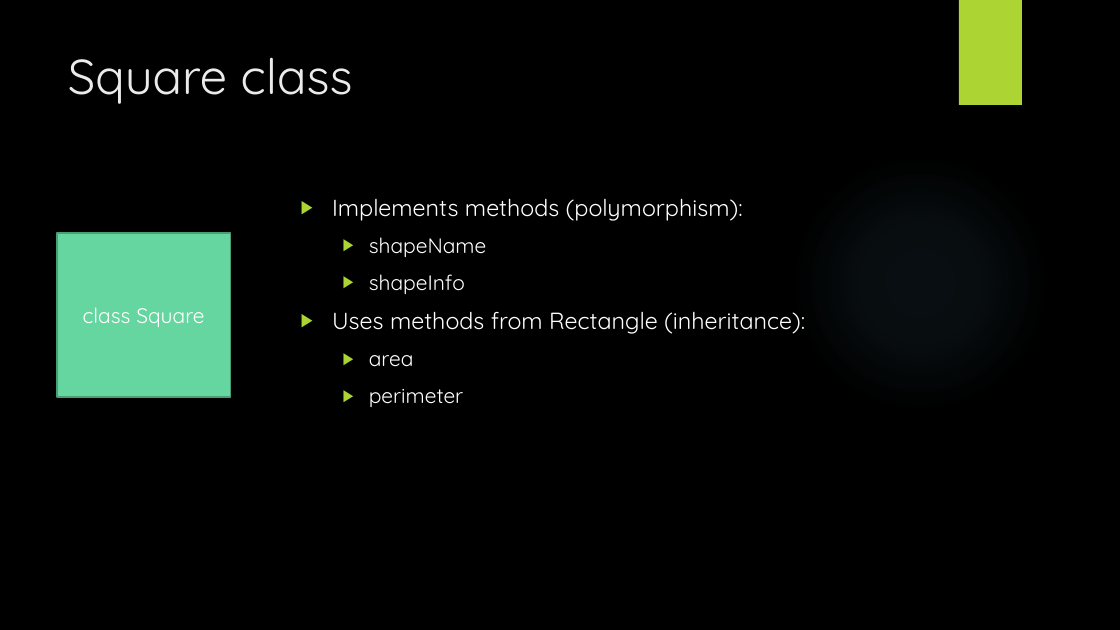
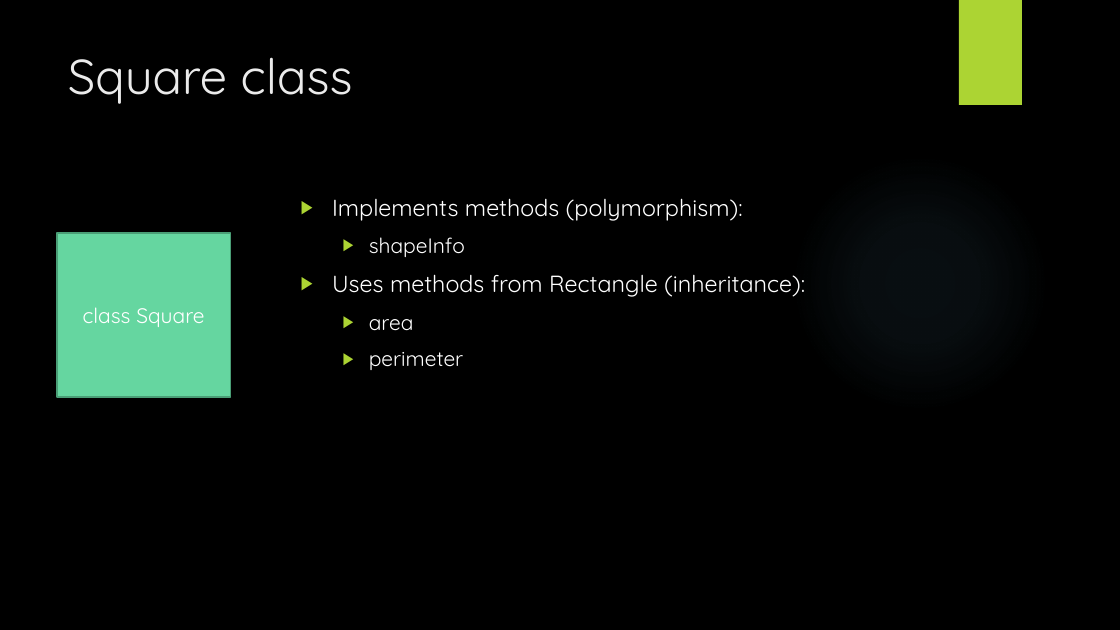
Before and after one commit to DrOldGuy/object-oriented-programming, a slide deck: slide 7 of The Shape of OOP.pptx. Drawn at 1120x630 pixels with LibreOffice and Linux fonts; fonts in the diff are those of the drawing; background and template pictures are left out. Boxes give left, top, right and bottom in pixels: in the first picture for what was removed or moved away, otherwise in the second. Text is boxed around its words. In the diff, an @@ line names an element or a change of style, - is before the commit and + after.

Commit message:
Refactored shapeInfo method

```diff
--- a/The Shape of OOP.pptx
+++ b/The Shape of OOP.pptx
@@ text at (369,237,486,257): paragraph removed @@
-  ▶ shapeName
```
Also in this commit, not shown: 5 other slides changed, 6 other files.
